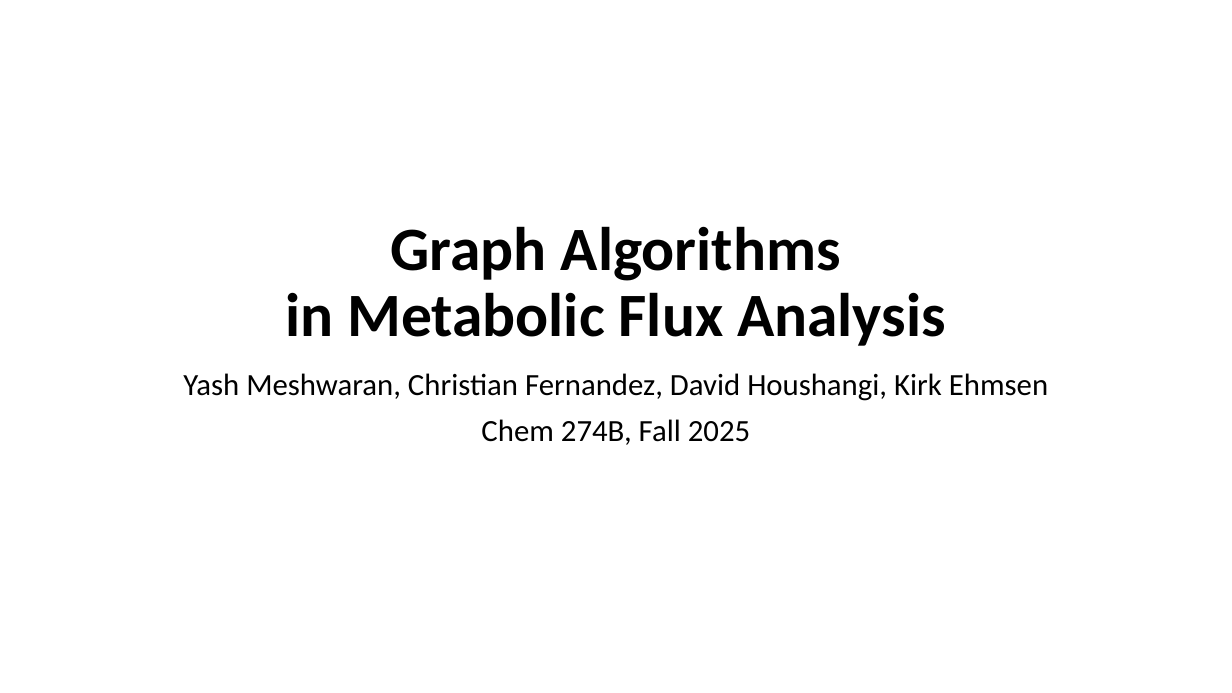
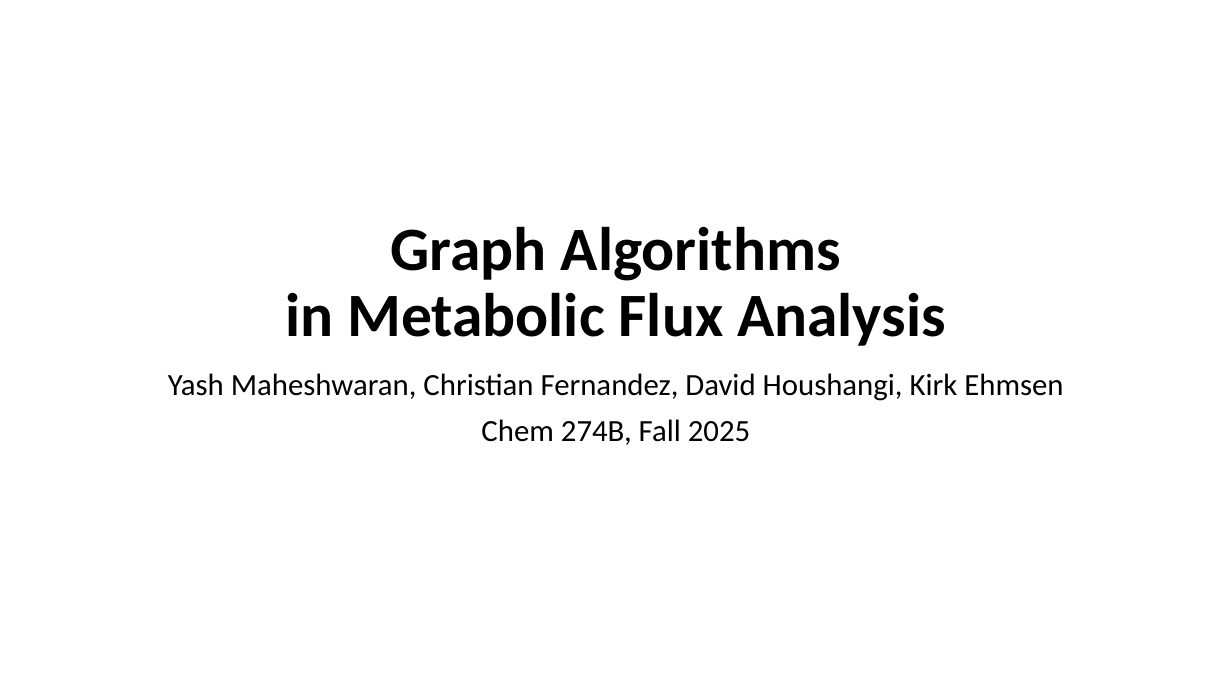
Before and after one commit to yashm4-4/Graph_Algorithms_in_Biological_Pathway_Analysis, a slide deck: slide 1 of MicroPresentation.pptx. Drawn at 1232x693 pixels with LibreOffice and Linux fonts; fonts in the diff are those of the drawing. Boxes give left, top, right and bottom in pixels: in the first picture for what was removed or moved away, otherwise in the second. Text is boxed around its words. In the diff, an @@ line names an element or a change of style, - is before the commit and + after.

```diff
--- a/MicroPresentation.pptx
+++ b/MicroPresentation.pptx
@@ subtitle at (168,373,1063,401): text changed @@
-Yash Meshwaran, Christian Fernandez, David Houshangi, Kirk Ehmsen
+Yash Maheshwaran, Christian Fernandez, David Houshangi, Kirk Ehmsen
```
